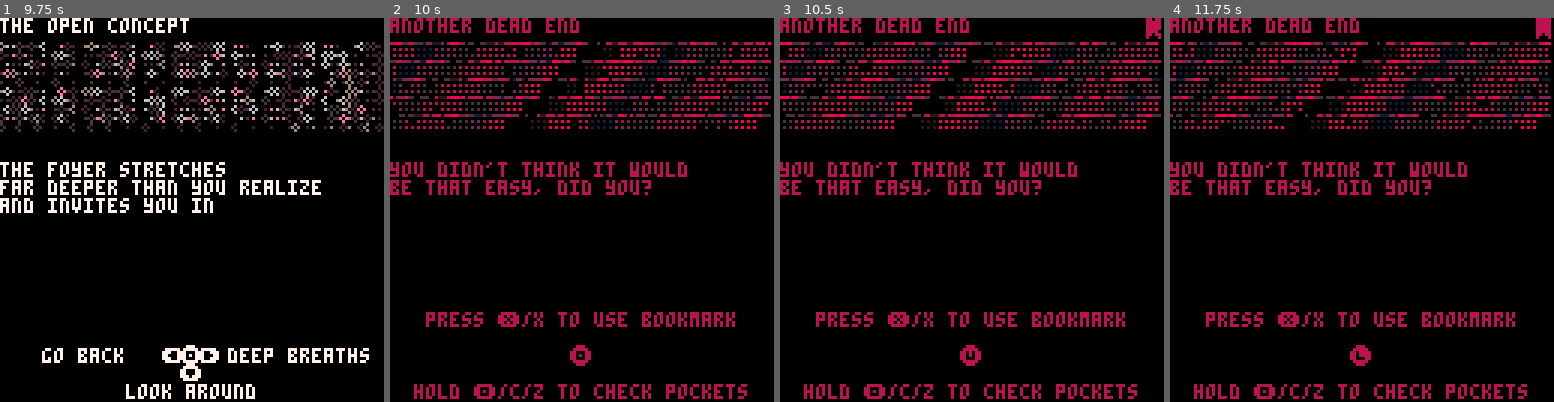
Above: before the commit, frames 1-4 (left to right).
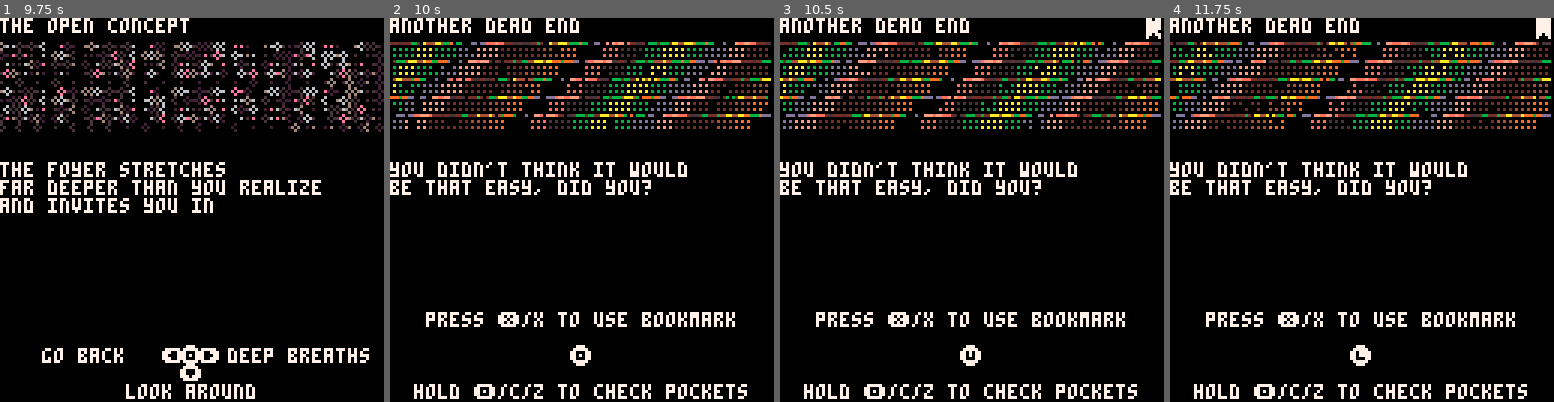
Above: after the commit, the same moments.

Repository: aebrer/pico8_carts
Game: PICO-8 cartridge games/the_trace/the_trace.p8
Two runs of this game, one before a commit and one after it. Both use one fixed random seed, a clock stepped at 60 frames per second and the inputs below.
Inputs:
- Up to frame 1 (9.75 s): tap O (Z key) at 0.33, 0.7, 1.43, 2.22, 3.1, 3.98, 4.87, 5.75, 6.63, 7.52, 8.4, 9.28 s; tap X (X key) at 1.07, 2.07, 2.4, 2.73, 3.07, 3.4, 3.73, 4.07, 4.4, 4.73, 5.07, 5.4, 5.73, 6.07, 6.4, 6.73, 7.07, 7.4, 7.73, 8.07, 8.4, 8.73, 9.07, 9.4, 9.73 s; hold Left 1.97-2.37 s; hold Down 2.42-2.82 s; hold Right 2.87-3.53 s; hold Up 3.58-4.08 s; hold Right 4.13-4.53 s; hold Down 4.58-5.08 s; hold Left 5.13-5.8 s; hold Up 5.85-6.18 s; hold Left 6.23-6.63 s; hold Down 6.68-7.08 s; hold Right 7.13-7.8 s; hold Up 7.85-8.35 s; hold Right 8.4-8.8 s; hold Down 8.85-9.35 s; hold Left from 9.4 s (still down)
- Up to frame 2 (10 s): keep holding Left
- Up to frame 3 (10.5 s): release Left at 10.07 s; tap X (X key) at 10.07, 10.4 s; hold Up 10.12-10.45 s; tap O (Z key) at 10.17 s
- Up to frame 4 (11.75 s): hold Left 10.5-10.9 s; tap X (X key) every 0.33 s from 10.73 to 11.73 s; hold Down 10.95-11.35 s; tap O (Z key) at 11.05 s; hold Right from 11.4 s (still down)

Frame 1 is identical in both runs. In frame 2, 13% of the frame differs, in the area x 0-100%, y 0-100%; in frame 3, 13%; in frame 4, 13%.

Commit message:
improved end condition

Diff:
--- a/games/the_trace/the_trace.p8
+++ b/games/the_trace/the_trace.p8
@@ -40,7 +40,7 @@
 butt_pos[⬅️]={54,110}
 butt_pos[➡️]={66,110}
 dt=0 -- doom timer
-dtm=1000
+dtm=888
 obutt_ani=0
 side=0
 seed_reset_needed=true
@@ -110,9 +110,9 @@
    if dc() then
     curr_page.logo=dg_logo
     if dc() then
-     curr_page=lib[p_breach]
-     prev_page=nil
-     bkmk=nil
+     cls()
+     glitch()
+     curr_page.choices[rnd({⬆️,⬇️,➡️,⬅️})]=ch_breach
     end
  	 end
   else
@@ -460,15 +460,19 @@
 end
 
 -- breach page
-p_breach="error: containment_breach"
+p_breach="containment_breach"
 lib[p_breach]=new_page(
 p_breach,
 ""
 )
-lib[p_breach].seed=rnd(-1)
-lib[p_breach].cls=false
 lib[p_breach].vfx=tear
 lib[p_breach].logo=dg_logo
+lib[p_breach].cb=function()
+ inventory["cursed"]=true
+ lib[p_breach].seed=rnd(-1)
+end
+lib[p_breach].music="dead god"
+
 
 -- landing page
 title="the trace gallery"
@@ -627,17 +631,15 @@
  "containment_breach",
  lib[p_breach],
  function()
-  inventory["cursed"]=true
   d=rnd()
   bkmk=nil
   prev_page=nil
   lib[p_breach].text=lib[p_breach].text.."\ncontainment_breach "..d
-  lib[p_breach].choices[rnd({⬆️,⬇️,➡️,⬅️})]=ch_breach
-  seed_rnd()
-  dc_pal()
   if(d>.88)containment_breach()
- end
-)
+  doom_plus()
+ end
+)
+lib[p_breach].choices[rnd({⬆️,⬇️,➡️,⬅️})]=ch_breach
 
 
 
